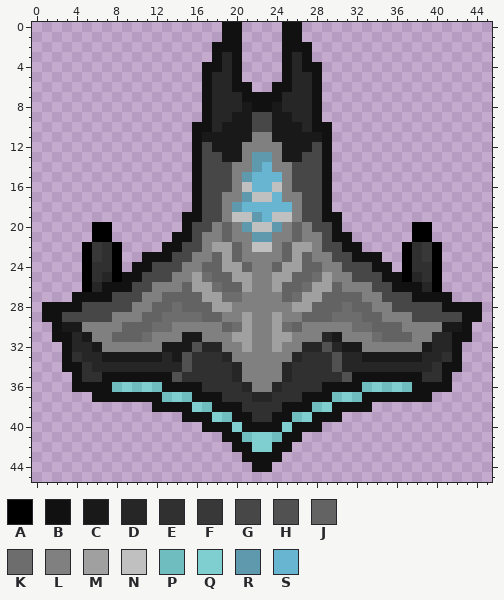
Pixel-art sprite: resources/ship_on.png. Above is the file before it was changed.
The file is 46x46 pixels. Colours within 5 levels of each other are drawn and written as one.
Palette (. is transparent): A #000000  B #111111  C #191919  D #262626  E #303030  F #383838  G #474747  H #515151  J #636363  K #6d6d6d  L #808080  M #a0a0a0  N #c0c0c0  P #6fbdbe  Q #80cfd0  R #5e99ae  S #68b5d1
And afterwards:
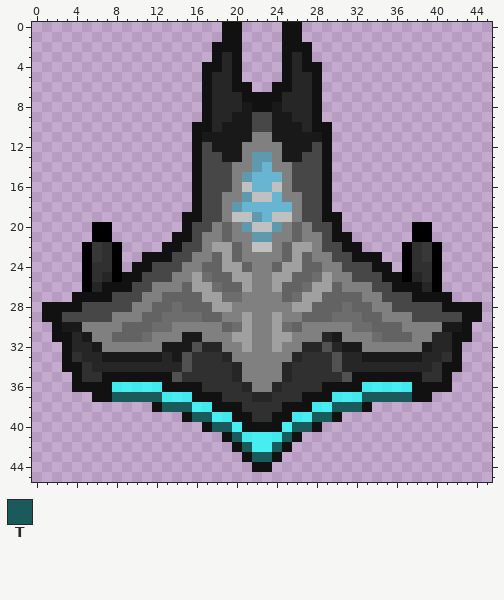
Colours new in this view: T #1a5a5b
Changes in this commit:
@@ palette @@
-P #6fbdbe
+P #42e8eb
-Q #80cfd0
+Q #47eef1
@@ x 0..45 @@
 36 ....BBBBPQPQPBBBBEEEEDLLDEEEEBBBBPQPQPBBBB....
-37 ......BBBBBBBPQPBBBEEEDDEEEBBBPQPBBBBBBB......
-38 ............BBBBQPBBBEEEEBBBPQBBBB............
-39 ...............BBBQPBBEEBBPQBBB...............
-40 .................BBBQBBBBQBBB.................
-41 ...................BBPQQPBB...................
-42 ....................BBQQBB....................
-43 .....................BBBB.....................
+37 ......BBTTTTTPQPBBBEEEDDEEEBBBPQPTTTTTBB......
+38 ............BTTTQPBBBEEEEBBBPQTTTB............
+39 ...............BTTQPBBEEBBPQTTB...............
+40 .................BTTQBBBBQTTB.................
+41 ...................BTPQQPTB...................
+42 ....................BTQQTB....................
+43 .....................BTTB.....................
 44 ......................BB......................
